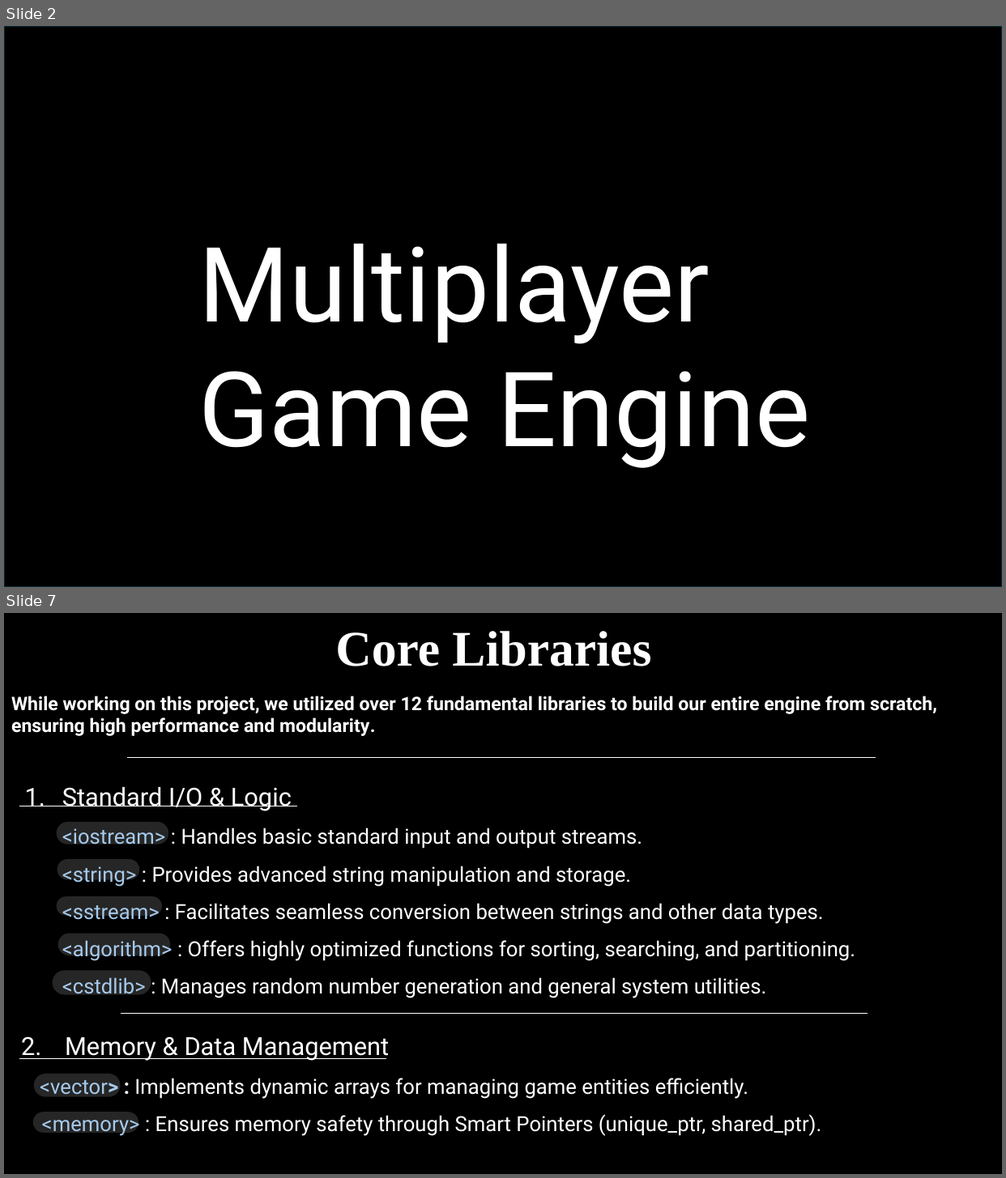
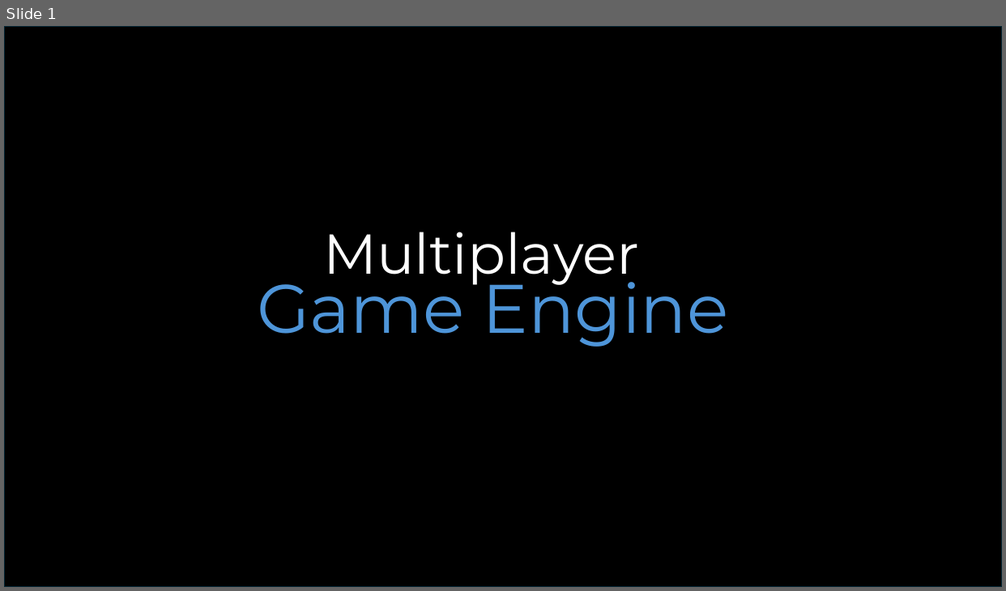
Before and after one commit to emanmo5050-oss/GamEngine26, a slide deck: GamEngine26.pptx. Shown one above the other, each under a label of ours: slides 2 and 7 before the commit, slide 1 after it; the slides between them are not shown. The pictures are 1006x1178 and 1006x591 pixels, drawn with LibreOffice and Linux fonts; fonts in the diff are those of the drawing; background and template pictures are left out. Boxes give left, top, right and bottom in pixels: in the first picture for what was removed or moved away, otherwise in the second. Text is boxed around its words. In the diff, an @@ line names an element or a change of style, - is before the commit and + after.

```diff
--- a/GamEngine26.pptx
+++ b/GamEngine26.pptx
@@ slide 7 removed at (4,613,1002,1174), background #000000 @@
@@ text removed at (335,631,651,666) @@
-Core Libraries
@@ text removed at (11,696,937,736) @@
-While working on this project, we utilized over 12 fundamental libraries to build our entire engine from scratch, ensuring high performance and modularity.
@@ line removed from (127, 757) to (876, 757) @@
@@ line removed from (19, 806) to (297, 806) @@
@@ text removed at (62,787,855,999) @@
-1. Standard I/O & Logic
-  <iostream> : Handles basic standard input and output streams.
-  <string> : Provides advanced string manipulation and storage.
-  <sstream> : Facilitates seamless conversion between strings and other data types.
-  <algorithm> : Offers highly optimized functions for sorting, searching, and partitioning.
-  <cstdlib> : Manages random number generation and general system utilities.
@@ rounded rectangle removed at (57,822,168,845) @@
@@ rounded rectangle removed at (57,859,139,880) @@
@@ rounded rectangle removed at (57,897,162,916) @@
@@ rounded rectangle removed at (58,934,170,956) @@
@@ rounded rectangle removed at (53,971,151,995) @@
@@ line removed from (121, 1013) to (868, 1013) @@
@@ text removed at (21,1037,822,1136) @@
-2. Memory & Data Management
-<vector> : Implements dynamic arrays for managing game entities efficiently.
-<memory> : Ensures memory safety through Smart Pointers (unique_ptr, shared_ptr).
@@ line removed from (19, 1059) to (386, 1059) @@
@@ rounded rectangle removed at (34,1074,121,1097) @@
@@ rounded rectangle removed at (33,1112,138,1133) @@
@@ what was slide 2 is now slide 1 @@
@@ slide 1 changed as well @@
@@ text added at (323,232,639,288), 54 pt, text #FFFFFF @@
+Multiplayer
@@ text at (257,267,728,347): text changed; size 100 to 66 pt; font Roboto to Montserrat; text colour #FFFFFF to #4E95D9 @@
-Multiplayer Game Engine
+Game Engine
```
Also in this commit, not shown: 5 other slides changed, 8 slides added, 4 other slides removed, 5 other files.
